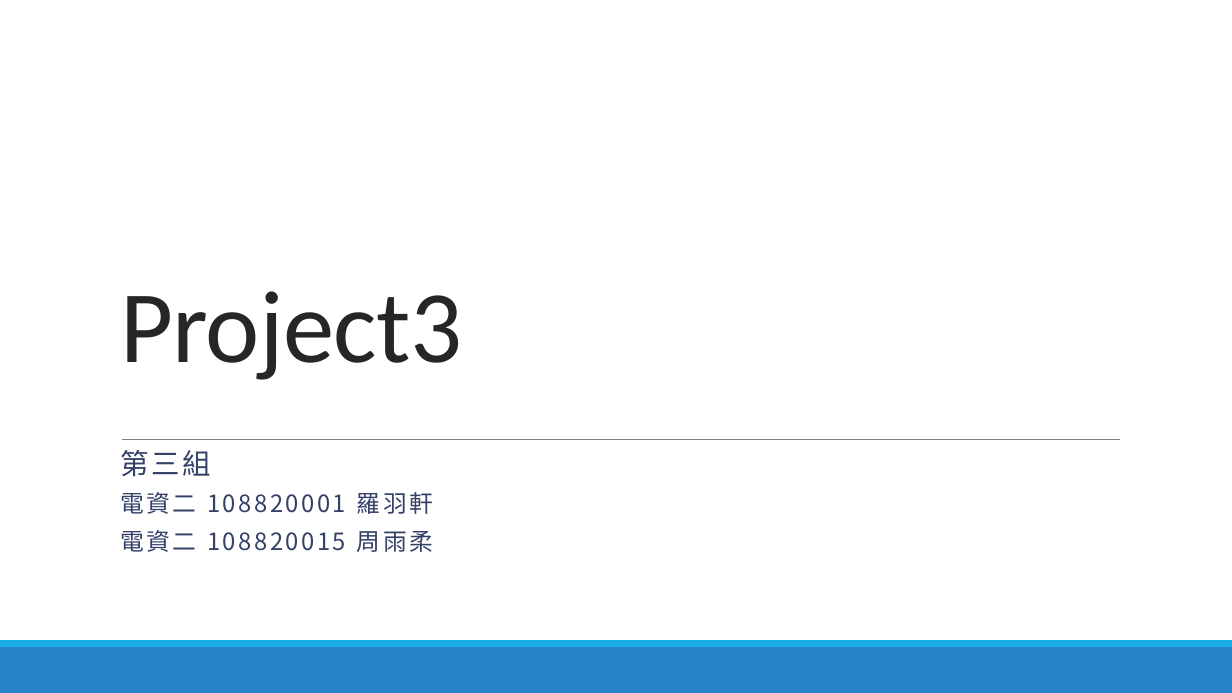
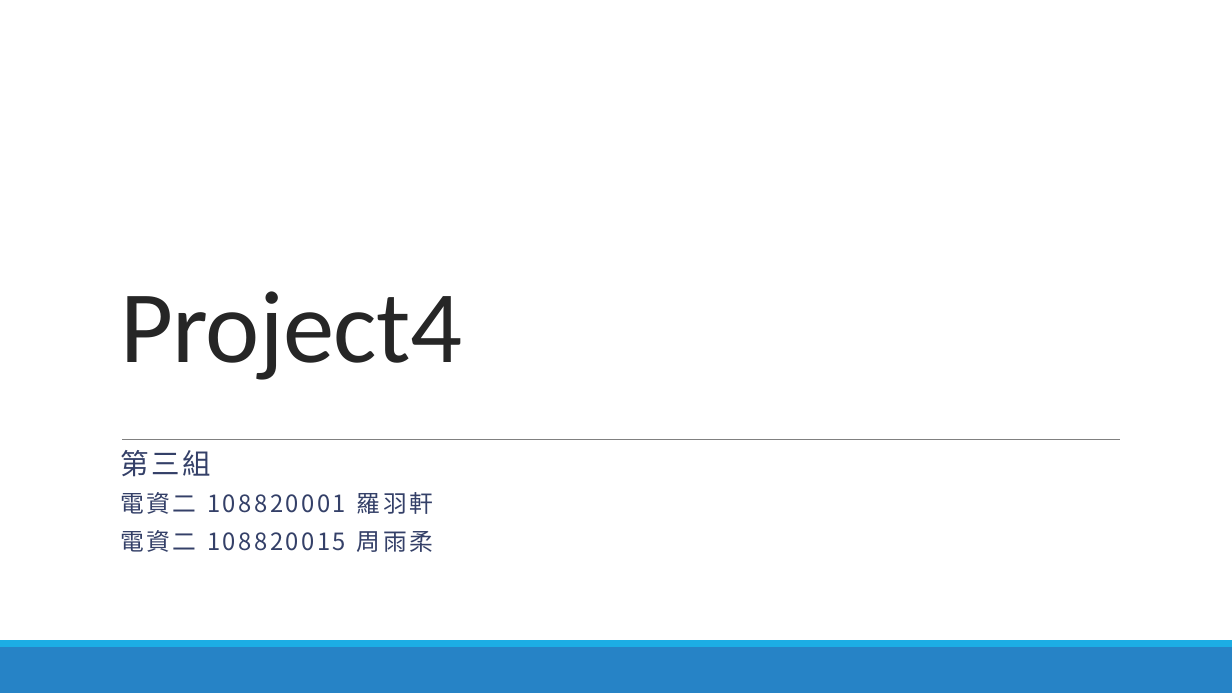
Before and after one commit to lohsuan/Multimedia-Tech, a slide deck: slide 1 of Project4_第三組_小組報告/Project4_第三組_小組報告.pptx. Drawn at 1232x693 pixels with LibreOffice and Linux fonts; fonts in the diff are those of the drawing. Boxes give left, top, right and bottom in pixels: in the first picture for what was removed or moved away, otherwise in the second. Text is boxed around its words. In the diff, an @@ line names an element or a change of style, - is before the commit and + after.

```diff
--- a/Project4_第三組_小組報告/Project4_第三組_小組報告.pptx
+++ b/Project4_第三組_小組報告/Project4_第三組_小組報告.pptx
@@ title at <box>120,291,462,380</box>: text changed @@
-Project3
+Project4
```
Also in this commit, not shown: 1 other slide changed, 3 slides added, 16 slides removed, 8 other files.
